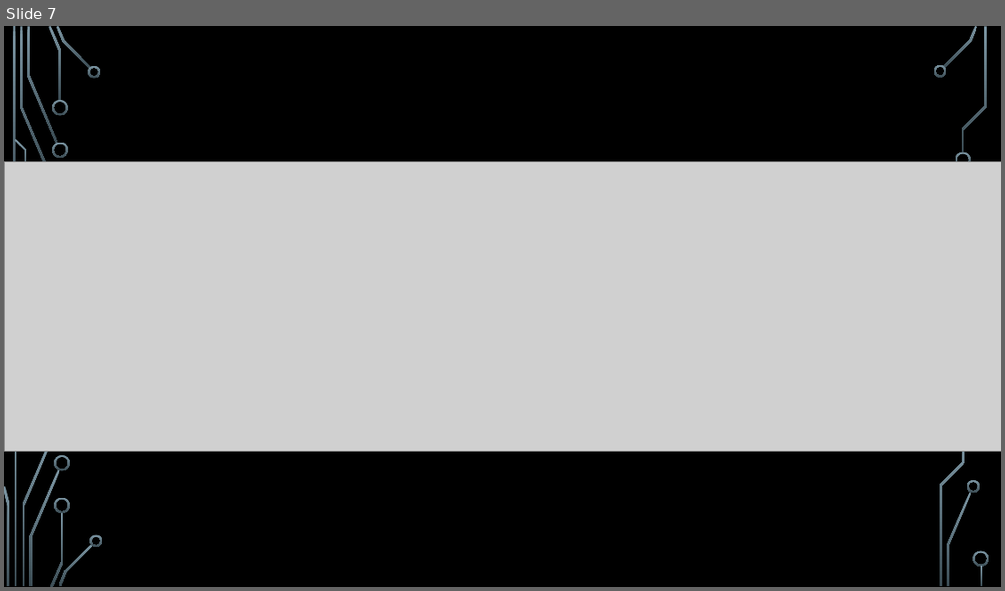
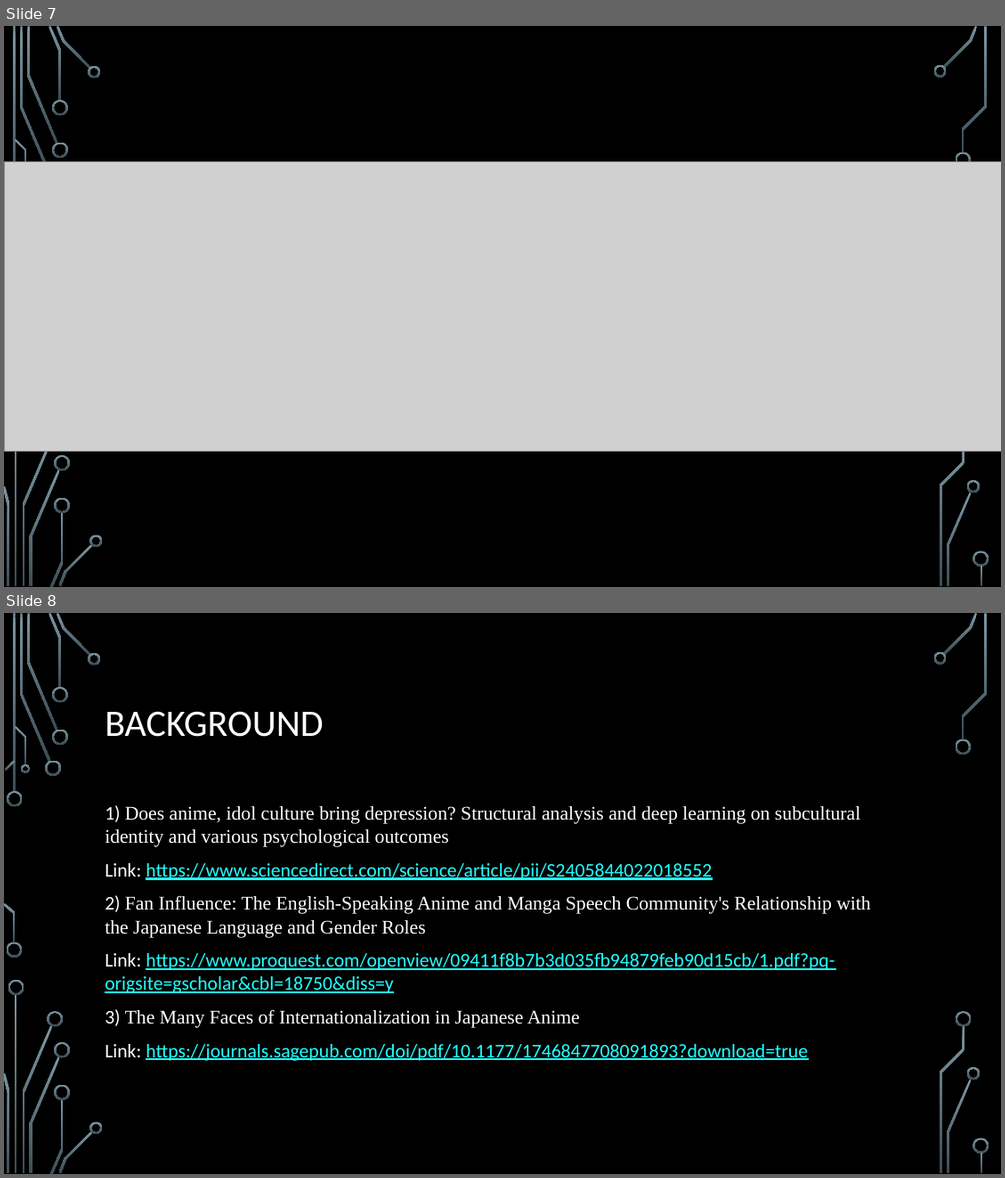
Before and after one commit to ErzhanKK/Advanced-topics-and-Data-visualization, a slide deck: Advanced topics and Data visualization.pptx. Shown one above the other, each under a label of ours: slide 7 before the commit, slides 7 and 8 after it. The pictures are 1005x591 and 1005x1178 pixels, drawn with LibreOffice and Linux fonts; fonts in the diff are those of the drawing; grey boxes stand for pictures; background and template pictures are left out. Boxes give left, top, right and bottom in pixels: in the first picture for what was removed or moved away, otherwise in the second. Text is boxed around its words. In the diff, an @@ line names an element or a change of style, - is before the commit and + after.

```diff
--- a/Advanced topics and Data visualization.pptx
+++ b/Advanced topics and Data visualization.pptx
@@ slide 8 added at <box>4,613,1001,1174</box>, background picture (left out); not listed: 29 template elements that a slide beside it also shows @@
@@ title added at <box>105,711,323,737</box>, 36 pt, text #FFFFFF @@
+BACKGROUND
@@ text added at <box>105,805,871,1061</box>, 18.6 pt, text #FFFFFF @@
+1) Does anime, idol culture bring depression? Structural analysis and deep learning on subcultural identity and various psychological outcomes
+Link: https://www.sciencedirect.com/science/article/pii/S2405844022018552
+2) Fan Influence: The English-Speaking Anime and Manga Speech Community's Relationship with the Japanese Language and Gender Roles
+Link: https://www.proquest.com/openview/09411f8b7b3d035fb94879feb90d15cb/1.pdf?pq-origsite=gscholar&cbl=18750&diss=y
+3) The Many Faces of Internationalization in Japanese Anime
+Link: https://journals.sagepub.com/doi/pdf/10.1177/1746847708091893?download=true
@@ group added at <box>7,761,971,1027</box>: 7 freeform shapes @@
```
Also in this commit, not shown: 3 other slides added.
